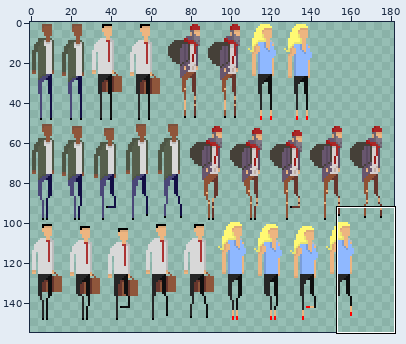
File history of a sprite sheet, Input Combos/Game/textures/characters_spritesheets.png. The first picture is a wide view before the edit; the outline marks the close-up.
Close-up. As it was:
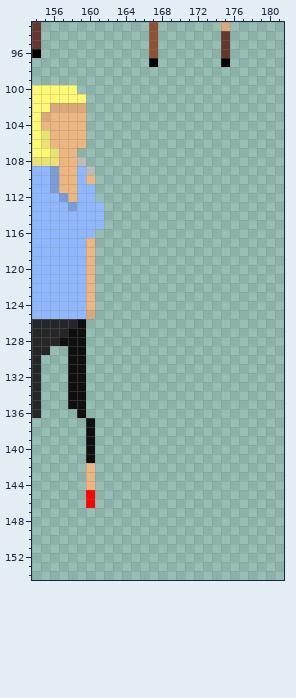
The file is 191x159 pixels. Colours within 5 levels of each other are drawn and written as one. Shown: x 154..181, y 93..154. The wide view leaves out empty margins.
The same view after the edit:
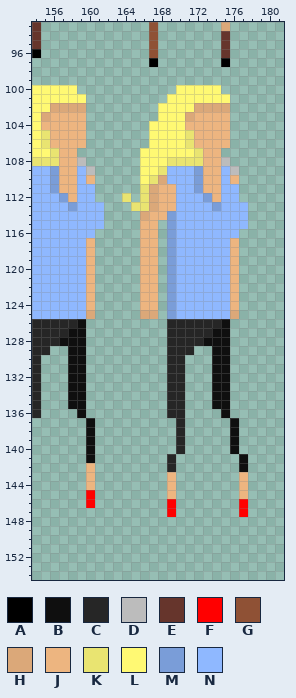
Palette (. is transparent): A #000000  B #0f0f0f  C #262626  D #bcbcbc  E #66352c  F #ff0000  G #8f5135  H #dba879  J #edb580  K #e9e471  L #fff973  M #7a9dd8  N #8fb8ff
The edit:
{"y":100,"x":170,"old":".....","new":"LLLLL"}
{"y":101,"x":169,"old":".......","new":"LLLLLLL"}
{"y":102,"x":168,"old":"........","new":"LLLLHHHH"}
{"y":103,"x":168,"old":"........","new":"LLLHJJJJ"}
{"y":104,"x":167,"old":".........","new":"LLLLJJJJJ"}
{"y":105,"x":167,"old":".........","new":"LLLLKJJJJ"}
{"y":106,"x":167,"old":".........","new":"LLLLKJJJJ"}
{"y":107,"x":166,"old":".........","new":"LLLLLLKJJ"}
{"y":108,"x":166,"old":"..........","new":"LLLKKKKJJD"}
{"y":109,"x":166,"old":"...........","new":"LLKNNNMJJND"}
{"y":110,"x":166,"old":"...........","new":"LKHNNNMJJNJ"}
{"y":111,"x":166,"old":"...........","new":"KHJJNNMJJNN"}
{"y":112,"x":164,"old":".","new":"K"}
{"y":112,"x":166,"old":"...........","new":"KHJJNNNMJNN"}
{"y":113,"x":165,"old":".............","new":"KKHJJNNNNMNNN"}
{"y":114,"x":166,"old":"............","new":"HJJMNNNNNNNN"}
{"y":115,"x":166,"old":"..","new":"JJ"}
{"y":115,"x":169,"old":".........","new":"MNNNNNNNN"}
{"y":116,"x":166,"old":"..","new":"JJ"}
{"y":116,"x":169,"old":"........","new":"MNNNNNNN"}
{"y":117,"x":166,"old":"..","new":"JJ"}
{"y":117,"x":169,"old":"........","new":"MNNNNNNJ"}
{"y":118,"x":166,"old":"..","new":"JJ"}
{"y":118,"x":169,"old":"........","new":"MNNNNNNJ"}
{"y":119,"x":166,"old":"..","new":"JJ"}
{"y":119,"x":169,"old":"........","new":"MNNNNNNJ"}
{"y":120,"x":166,"old":"..","new":"JJ"}
{"y":120,"x":169,"old":"........","new":"MNNNNNNJ"}
{"y":121,"x":166,"old":"..","new":"JJ"}
{"y":121,"x":169,"old":"........","new":"MNNNNNNJ"}
{"y":122,"x":166,"old":"..","new":"JJ"}
{"y":122,"x":169,"old":"........","new":"MNNNNNNJ"}
{"y":123,"x":166,"old":"..","new":"JJ"}
{"y":123,"x":169,"old":"........","new":"MNNNNNNJ"}
{"y":124,"x":166,"old":"..","new":"JJ"}
{"y":124,"x":169,"old":"........","new":"MNNNNNNJ"}
{"y":125,"x":166,"old":"..","new":"HH"}
{"y":125,"x":169,"old":"........","new":"MNNNNNNH"}
{"y":126,"x":169,"old":".......","new":"CCCCCCB"}
{"y":127,"x":169,"old":".......","new":"CCCCCBB"}
{"y":128,"x":169,"old":".......","new":"CCCCBBB"}
{"y":129,"x":169,"old":"...","new":"CCC"}
{"y":129,"x":174,"old":"..","new":"BB"}
{"y":130,"x":169,"old":"..","new":"CC"}
{"y":130,"x":174,"old":"..","new":"BB"}
{"y":131,"x":169,"old":"..","new":"CC"}
{"y":131,"x":174,"old":"..","new":"BB"}
{"y":132,"x":169,"old":"..","new":"CC"}
{"y":132,"x":174,"old":"..","new":"BB"}
{"y":133,"x":169,"old":"..","new":"CC"}
{"y":133,"x":174,"old":"..","new":"BB"}
{"y":134,"x":169,"old":"..","new":"CC"}
{"y":134,"x":174,"old":"..","new":"BB"}
{"y":135,"x":169,"old":"..","new":"CC"}
{"y":135,"x":174,"old":"..","new":"BB"}
{"y":136,"x":169,"old":"..","new":"CC"}
{"y":136,"x":175,"old":".","new":"B"}
{"y":137,"x":170,"old":".","new":"C"}
{"y":137,"x":176,"old":".","new":"B"}
{"y":138,"x":170,"old":".","new":"C"}
{"y":138,"x":176,"old":".","new":"B"}
{"y":139,"x":170,"old":".","new":"C"}
{"y":139,"x":176,"old":".","new":"B"}
{"y":140,"x":170,"old":".","new":"C"}
{"y":140,"x":176,"old":".","new":"B"}
{"y":141,"x":169,"old":".","new":"C"}
{"y":141,"x":177,"old":".","new":"B"}
{"y":142,"x":169,"old":".","new":"C"}
{"y":142,"x":177,"old":".","new":"B"}
{"y":143,"x":169,"old":".","new":"J"}
{"y":143,"x":177,"old":".","new":"J"}
{"y":144,"x":169,"old":".","new":"J"}
{"y":144,"x":177,"old":".","new":"J"}
{"y":145,"x":169,"old":".","new":"J"}
{"y":145,"x":177,"old":".","new":"J"}
{"y":146,"x":169,"old":".","new":"F"}
{"y":146,"x":177,"old":".","new":"F"}
{"y":147,"x":169,"old":".","new":"F"}
{"y":147,"x":177,"old":".","new":"F"}
{"label":"added","picture_box":[122,85,248,517]}
